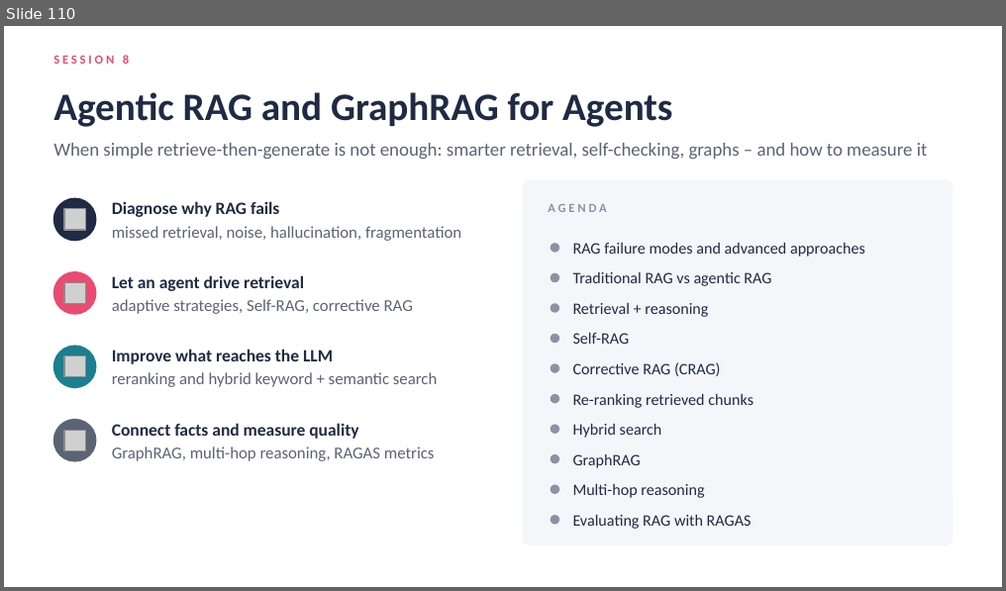
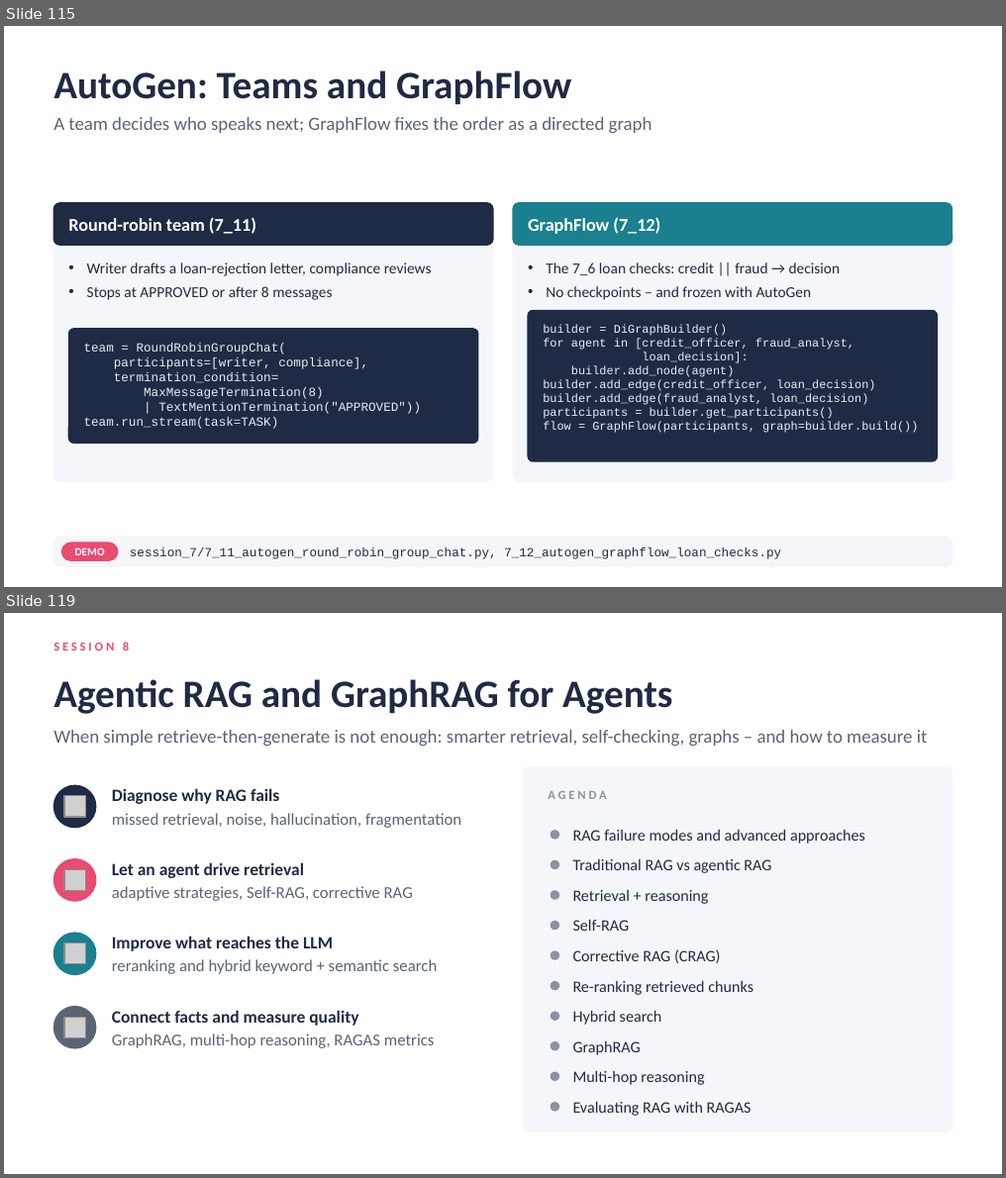
Before and after one commit to atulkahatecdac/agenticai, a slide deck: 16_PGP-Agentic/PGP_Agentic_AI.pptx. Shown one above the other, each under a label of ours: slide 110 before the commit, slides 115 and 119 after it; the slides between them are not shown. The pictures are 1006x591 and 1006x1178 pixels, drawn with LibreOffice and Linux fonts; fonts in the diff are those of the drawing; grey boxes stand for pictures. Boxes give left, top, right and bottom in pixels: in the first picture for what was removed or moved away, otherwise in the second. Text is boxed around its words. In the diff, an @@ line names an element or a change of style, - is before the commit and + after.

```diff
--- a/16_PGP-Agentic/PGP_Agentic_AI.pptx
+++ b/16_PGP-Agentic/PGP_Agentic_AI.pptx
@@ slide 115 added at bbox=[4, 26, 1002, 587], background #FFFFFF @@
@@ title added at bbox=[54, 71, 571, 104], 28 pt, text #1F2A44, bold @@
+AutoGen: Teams and GraphFlow
@@ text added at bbox=[54, 117, 652, 133], 13.5 pt, text #5B6475 @@
+A team decides who speaks next; GraphFlow fixes the order as a directed graph
@@ rounded rectangle added at bbox=[54, 202, 493, 481], fill #F4F6FA, outline #F4F6FA 1 pt @@
@@ rounded rectangle added at bbox=[54, 202, 493, 245], fill #1F2A44, outline #1F2A44 1 pt @@
@@ rounded rectangle added at bbox=[513, 202, 952, 481], fill #F4F6FA, outline #F4F6FA 1 pt @@
@@ rounded rectangle added at bbox=[513, 202, 952, 245], fill #1A7F8E, outline #1A7F8E 1 pt @@
@@ text added at bbox=[68, 217, 256, 234], 13 pt, text #FFFFFF, bold @@
+Round-robin team (7_11)
@@ text added at bbox=[528, 217, 660, 234], 13 pt, text #FFFFFF, bold @@
+GraphFlow (7_12)
@@ text added at bbox=[87, 263, 432, 300], 11 pt, text #1F2A44 @@
+• Writer drafts a loan-rejection letter, compliance reviews
+• Stops at APPROVED or after 8 messages
@@ text added at bbox=[546, 263, 841, 300], 11 pt, text #1F2A44 @@
+• The 7_6 loan checks: credit || fraud → decision
+• No checkpoints – and frozen with AutoGen
@@ rounded rectangle added at bbox=[528, 310, 937, 461], fill #1F2A44, outline #1F2A44 1 pt @@
@@ rounded rectangle added at bbox=[69, 329, 478, 444], fill #1F2A44, outline #1F2A44 1 pt @@
@@ text added at bbox=[84, 343, 421, 429], 9 pt, text #E8ECF3 @@
+team = RoundRobinGroupChat(
+participants=[writer, compliance],
+termination_condition=
+MaxMessageTermination(8)
+| TextMentionTermination("APPROVED"))
+team.run_stream(task=TASK)
@@ text added at bbox=[543, 325, 918, 433], 8.5 pt, text #E8ECF3 @@
+builder = DiGraphBuilder()
+for agent in [credit_officer, fraud_analyst,
+loan_decision]:
+builder.add_node(agent)
+builder.add_edge(credit_officer, loan_decision)
+builder.add_edge(fraud_analyst, loan_decision)
+participants = builder.get_participants()
+flow = GraphFlow(participants, graph=builder.build())
@@ rounded rectangle added at bbox=[54, 537, 952, 567], fill #F4F6FA, outline #F4F6FA 1 pt @@
@@ rounded rectangle added at bbox=[61, 543, 118, 561], fill #EA4B71, outline #EA4B71 1 pt @@
@@ text added at bbox=[75, 548, 105, 556], 8 pt, text #FFFFFF, bold @@
+DEMO
@@ text added at bbox=[130, 548, 781, 560], 9 pt, text #1F2A44 @@
+session_7/7_11_autogen_round_robin_group_chat.py, 7_12_autogen_graphflow_loan_checks.py
@@ what was slide 110 is now slide 119 @@
```
Also in this commit, not shown: 4 slides changed, 18 other slides added, 10 slides removed, 31 other files.
